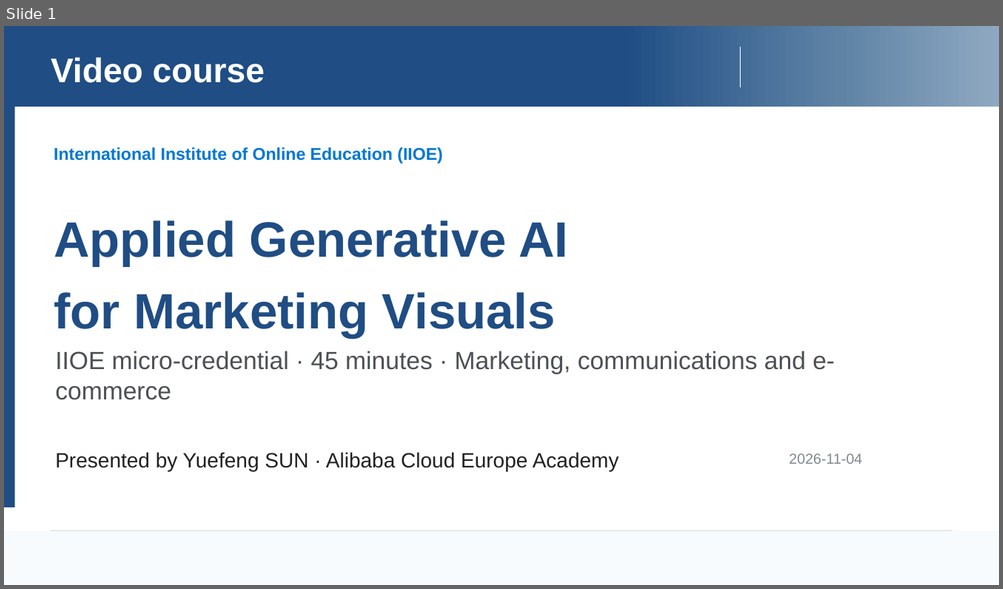
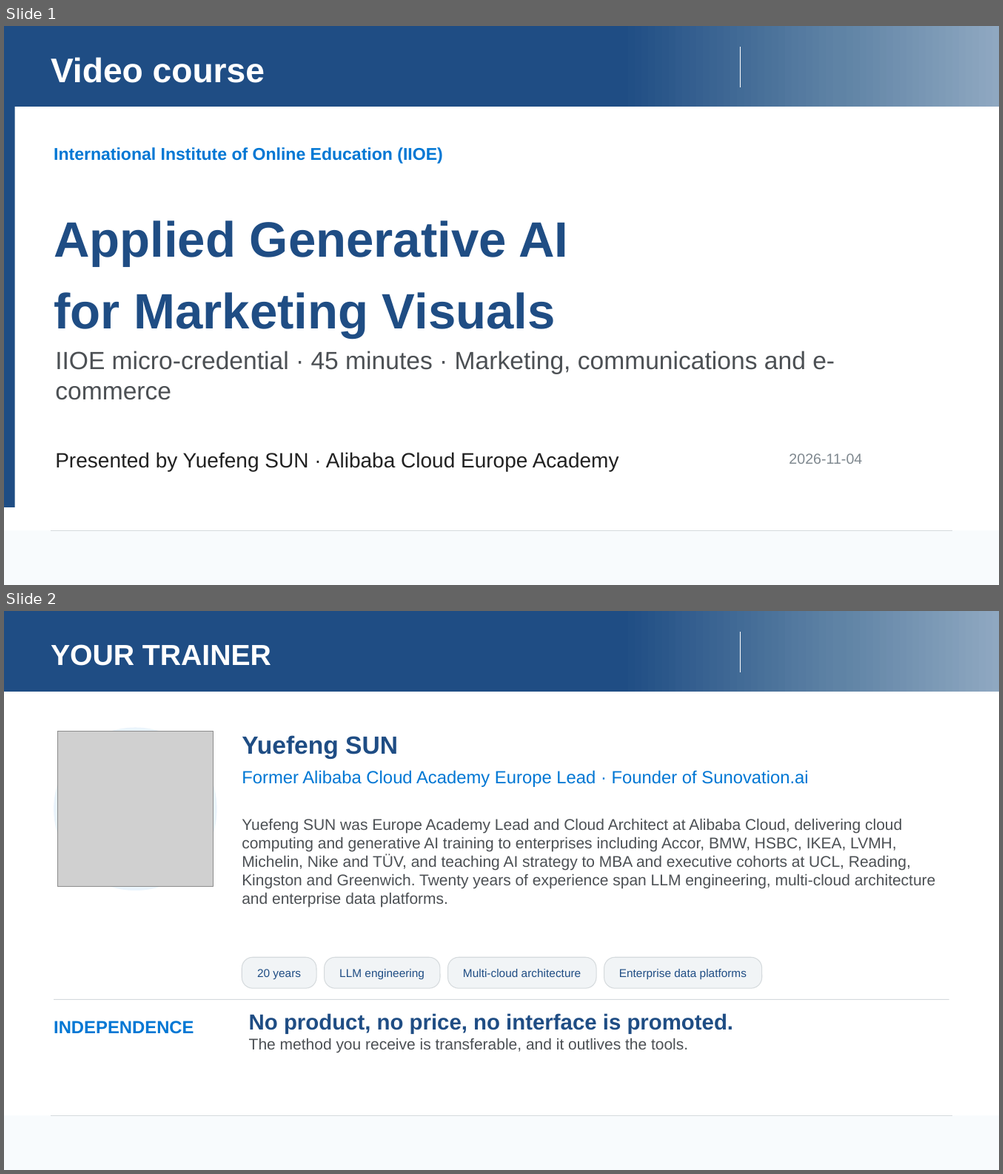
Before and after one commit to Joel-SUN/IIOE, a slide deck: Formation-IA-Images-Videos-Marketing/build/UNESCO_AI_Image_Video_Course_EN.pptx. Shown one above the other, each under a label of ours: slide 1 before the commit, slides 1 and 2 after it. The pictures are 1003x589 and 1003x1174 pixels, drawn with LibreOffice and Linux fonts; fonts in the diff are those of the drawing; grey boxes stand for pictures; background and template pictures are left out. Boxes give left, top, right and bottom in pixels: in the first picture for what was removed or moved away, otherwise in the second. Text is boxed around its words. In the diff, an @@ line names an element or a change of style, - is before the commit and + after.

```diff
--- a/Formation-IA-Images-Videos-Marketing/build/UNESCO_AI_Image_Video_Course_EN.pptx
+++ b/Formation-IA-Images-Videos-Marketing/build/UNESCO_AI_Image_Video_Course_EN.pptx
@@ slide 2 added at (4,611,999,1170), background #FFFFFF; not listed: 4 template elements that a slide beside it also shows @@
@@ text added at (51,644,271,666), 28 pt, text #FFFFFF, bold @@
+YOUR TRAINER
@@ ellipse added at (54,727,217,891), fill #EAF4FC @@
@@ picture added at (58,731,213,886) @@
@@ text added at (242,735,398,759), 24 pt, text #1F4D84, bold @@
+Yuefeng SUN
@@ text added at (242,770,808,787), 17 pt, text #0077D4 @@
+Former Alibaba Cloud Academy Europe Lead · Founder of Sunovation.ai
@@ text added at (242,819,936,908), 15 pt, text #4C5054 @@
+Yuefeng SUN was Europe Academy Lead and Cloud Architect at Alibaba Cloud, delivering cloud computing and generative AI training to enterprises including Accor, BMW, HSBC, IKEA, LVMH, Michelin, Nike and TÜV, and teaching AI strategy to MBA and executive cohorts at UCL, Reading, Kingston and Greenwich. Twenty years of experience span LLM engineering, multi-cloud architecture and enterprise data platforms.
@@ rounded rectangle added at (242,958,316,989), fill #F1F4F6, outline #D5DADD 0.75 pt, 11 pt, text #1F4D84 @@
+20 years
@@ rounded rectangle added at (324,958,440,989), fill #F1F4F6, outline #D5DADD 0.75 pt, 11 pt, text #1F4D84 @@
+LLM engineering
@@ rounded rectangle added at (448,958,597,989), fill #F1F4F6, outline #D5DADD 0.75 pt, 11 pt, text #1F4D84 @@
+Multi-cloud architecture
@@ rounded rectangle added at (604,958,761,989), fill #F1F4F6, outline #D5DADD 0.75 pt, 11 pt, text #1F4D84 @@
+Enterprise data platforms
@@ rectangle added at (54,999,949,1000), fill #D5DADD @@
@@ text added at (54,1021,193,1034), 17 pt, text #0077D4, bold @@
+INDEPENDENCE
@@ text added at (249,1014,734,1054), 15 pt, text #4C5054 @@
+No product, no price, no interface is promoted.
+The method you receive is transferable, and it outlives the tools.
```
Also in this commit, not shown: 1 other slide added, 12 other files.
